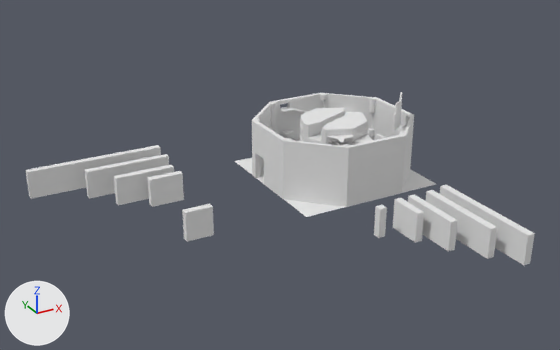
What one commit did to the OBJ model Assets/Environment/Models/Level5safeblend.obj.
Both versions are drawn from a 50 mm camera at (-87.5, -134.8, 69.5) aimed at (-21.8, -15.4, 9.8). Lighting does not change. The marker at lower left points along +X, +Y and +Z. Where no turn or scale is listed for an object, it has been applied to the vertices. Vertices at the same position are counted once.

The first picture shows 'Cube.003_Cube.044', 'Cube.005_Cube.004', 'Cube.008_Cube.013', 'Cube.010_Cube.015', 'Cube.013_Cube.020', 'Cube.020_Cube.025', 'Cube.022_Cube.029', 'Cube.029_Cube.007', 'Cube.033_Cube.027', 'Cube.040_Cube.049', 'Cylinder.017', 'Plane'.
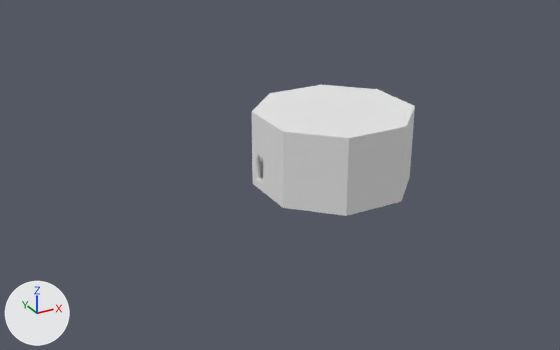
Boxes [x1, y1, x2, y2] around the edits, measured in the pictures (560 x 350 px; the box of a moved part takes in the faces that stretch with it):
'Cylinder.017', reshaped (14% taller)
    before: [252, 92, 414, 207]
    after: [252, 85, 415, 216]
'Cube.029_Cube.007', deleted
    before: [26, 145, 161, 199]
'Cube.033_Cube.027', deleted
    before: [440, 185, 535, 265]
'Cube.020_Cube.025', deleted
    before: [425, 190, 497, 259]
'Cube.005_Cube.004', deleted
    before: [84, 154, 169, 199]
'Cube.022_Cube.029', deleted
    before: [408, 194, 458, 251]
'Cube.013_Cube.020', deleted
    before: [114, 165, 174, 205]
'Plane', deleted
    before: [235, 158, 436, 217]
'Cube.008_Cube.013', deleted
    before: [147, 171, 184, 207]
'Cube.010_Cube.015', deleted
    before: [393, 198, 424, 243]
'Cube.040_Cube.049', deleted
    before: [182, 203, 214, 242]
'Cube.003_Cube.044', deleted
    before: [374, 205, 387, 238]
part 1 of me_cylinder_017, added
    after: [255, 153, 260, 179]
part 2 of me_cylinder_017, deleted
    before: [392, 92, 402, 133]
part 3 of me_cylinder_017, moved or reshaped
    before: [252, 93, 413, 207]
    after: [252, 85, 415, 216]

The change in detail:
me_cylinder_017 is used by ob_cylinder_017; location (0.0, 0.0, 0.0).
me_cylinder_017 had 1221 vertices, 1046 faces and spanned x -16.5..16.5, y -16.5..16.5, z 0.0..18.4.
me_cylinder_017 now has 1285 vertices, 1118 faces and spans x -16.5..16.5, y -16.5..16.5, z -2.0..15.0.
me_cylinder_017 part 1: a new loose piece of 24 vertices spanning x -16.5..-15.5, y 4.4..5.5, z 0.0..6.0, in mat_none (white #e7e7e7).
me_cylinder_017 part 2: the loose piece of 34 vertices spanning x 6.0..13.4, y -13.4..-6.0, z 12.7..18.4 is deleted.
Part 3, on me_cylinder_017:
25 vertices are removed from x -15.5..15.5, y -15.5..16.5, z 0.0..13.0.
108 faces are deleted.
6 vertices in x -15.5..-14.6, y 6.1..7.7, z 7.8 move by (0.0, 0.0, 1.0).
4 vertices move from x -15.1..-8.1, y -13.7..7.4, z 5.1..5.4 to x -15.1..-7.8, y -13.4..7.4, z 5.1..5.4.
30 vertices are added at x -15.5..10.6, y -16.5..8.0, z 0.0..15.0.
8 new vertices lie (0.0, 0.0, -2.0) away from vertices in x -16.5..16.5, y -16.5..16.5, z 0.0.
5 new vertices lie (0.0, 0.0, 2.0) away from vertices in x -16.5..16.5, y -7.0..16.5, z 13.0.
6 new vertices lie (-9.5, -9.5, 0.0) away from vertices in x -7.0..16.5, y -7.0..16.5, z 0.0..15.0.
144 new faces join them.
Object 'Cube.003_Cube.044' (ob_cube_003_cube_044) is deleted.
Object 'Cube.005_Cube.004' (ob_cube_005_cube_004) is deleted.
Object 'Cube.008_Cube.013' (ob_cube_008_cube_013) is deleted.
Object 'Cube.010_Cube.015' (ob_cube_010_cube_015) is deleted.
Object 'Cube.013_Cube.020' (ob_cube_013_cube_020) is deleted.
Object 'Cube.020_Cube.025' (ob_cube_020_cube_025) is deleted.
Object 'Cube.022_Cube.029' (ob_cube_022_cube_029) is deleted.
Object 'Cube.029_Cube.007' (ob_cube_029_cube_007) is deleted.
Object 'Cube.033_Cube.027' (ob_cube_033_cube_027) is deleted.
Object 'Cube.040_Cube.049' (ob_cube_040_cube_049) is deleted.
Object 'Plane' (ob_plane) is deleted.
